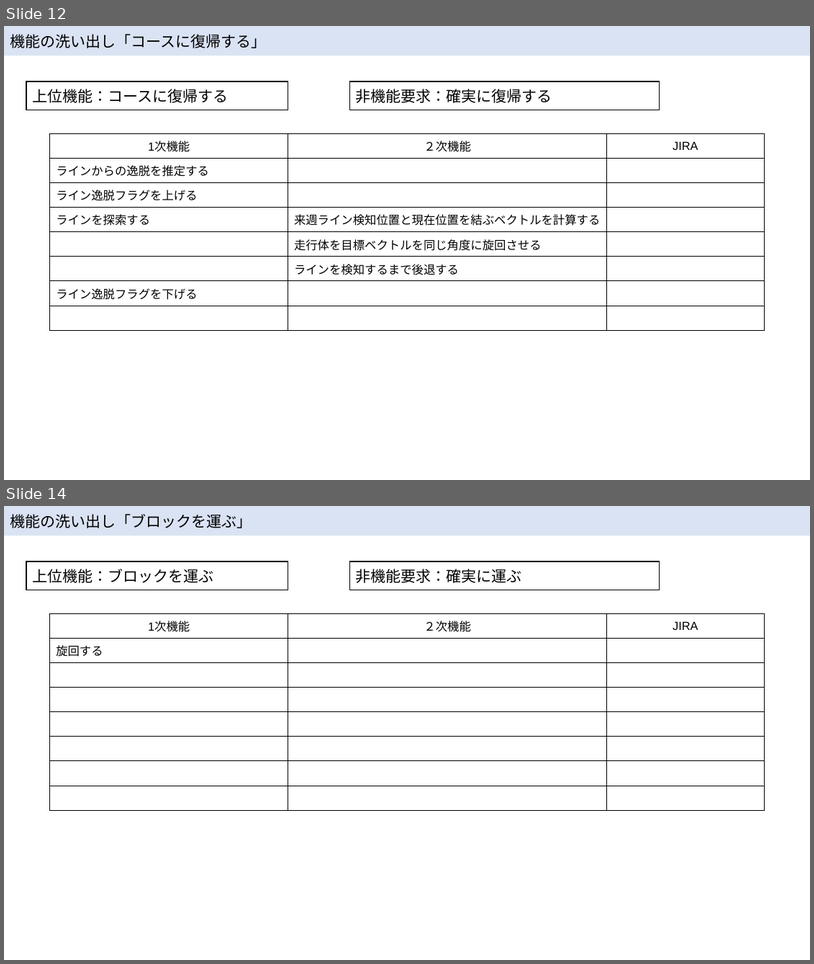
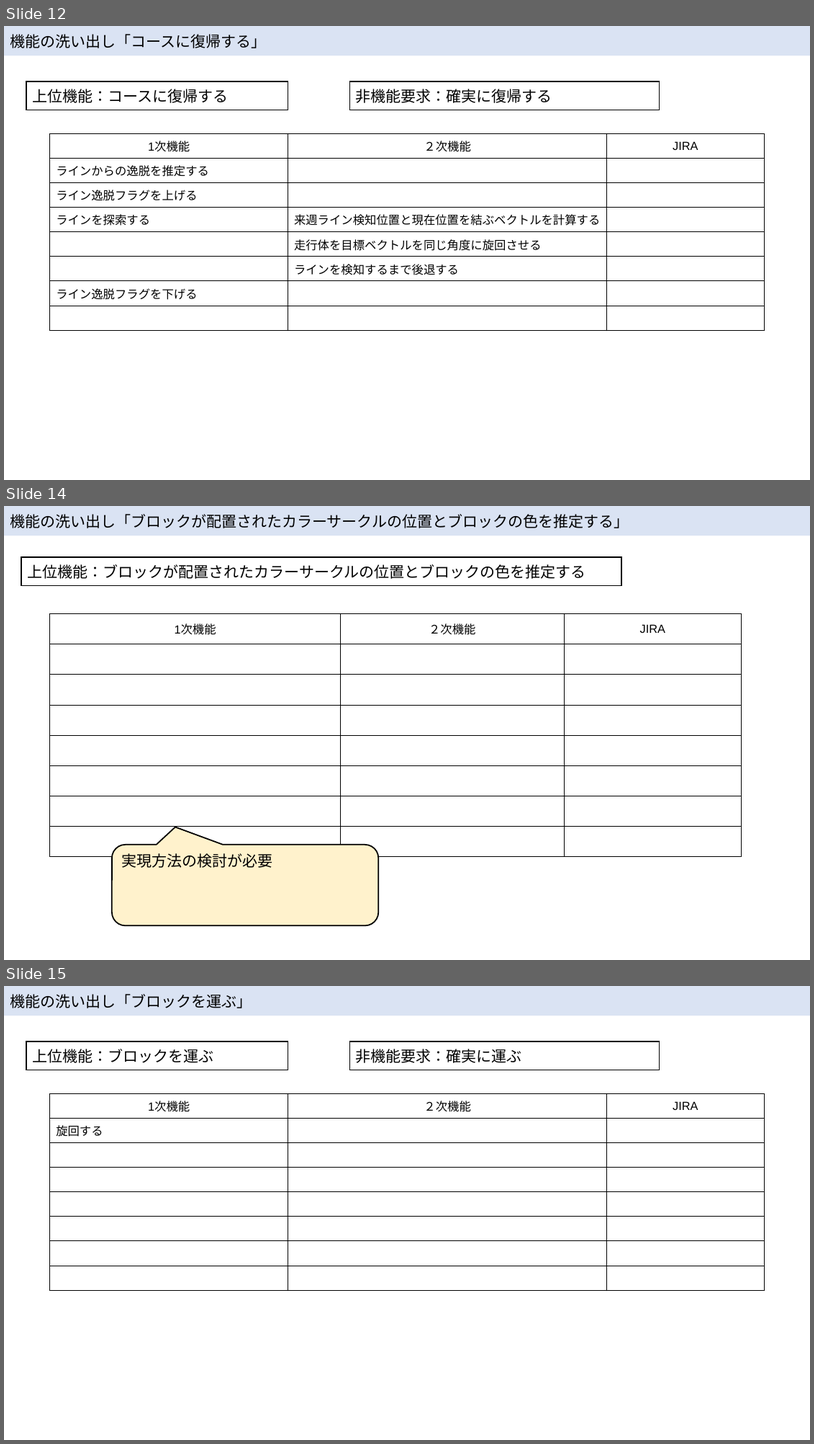
Before and after one commit to McRobo2019/ET_Robo_2019, a slide deck: Documents/hirojiren_設計ノート.pptx. Shown one above the other, each under a label of ours: slides 12 and 14 before the commit, slides 12, 14 and 15 after it; the slides between them are not shown. The pictures are 814x964 and 814x1444 pixels, drawn with LibreOffice and Linux fonts; fonts in the diff are those of the drawing. Boxes give left, top, right and bottom in pixels: in the first picture for what was removed or moved away, otherwise in the second. Text is boxed around its words. In the diff, an @@ line names an element or a change of style, - is before the commit and + after.

Commit message:
KP-135 機能の追加

```diff
--- a/Documents/hirojiren_設計ノート.pptx
+++ b/Documents/hirojiren_設計ノート.pptx
@@ slide 14 added at <box>4,506,810,960</box>, background #FFFFFF @@
@@ rectangle added at <box>4,506,810,536</box>, fill #DAE3F3, 18 pt, text #000000 @@
+機能の洗い出し「ブロックが配置されたカラーサークルの位置とブロックの色を推定する」
@@ rectangle added at <box>21,557,622,585</box>, fill #FFFFFF, outline #000000 1.5 pt, 18 pt, text #000000 @@
+上位機能：ブロックが配置されたカラーサークルの位置とブロックの色を推定する
@@ table added at <box>50,614,741,857</box>, 8 rows, 3 columns @@
+1次機能 | ２次機能 | JIRA
+ |  | 
+ |  | 
+ |  | 
+ |  | 
+ |  | 
+ |  | 
+ |  | 
@@ rounded speech box added at <box>112,844,378,925</box>, fill #FFF2CC, outline #000000 1.5 pt, 18 pt, text #000000 @@
+実現方法の検討が必要
@@ what was slide 14 is now slide 15 @@
```
Also in this commit, not shown: 2 slides changed.
